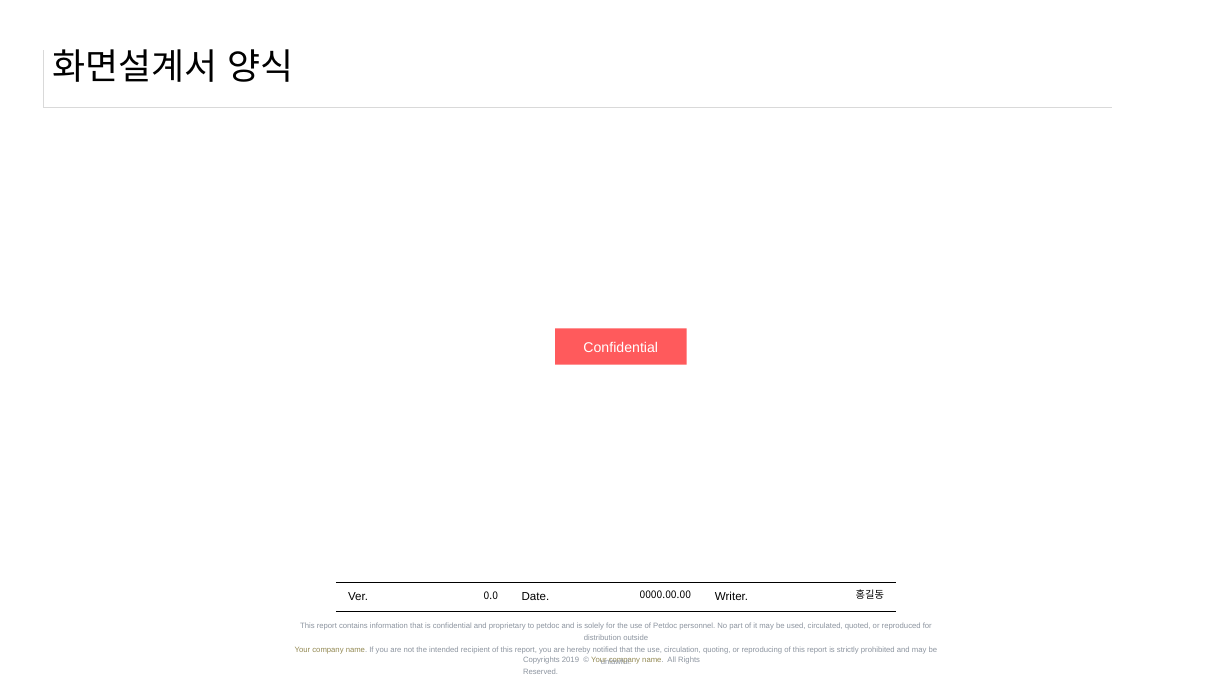
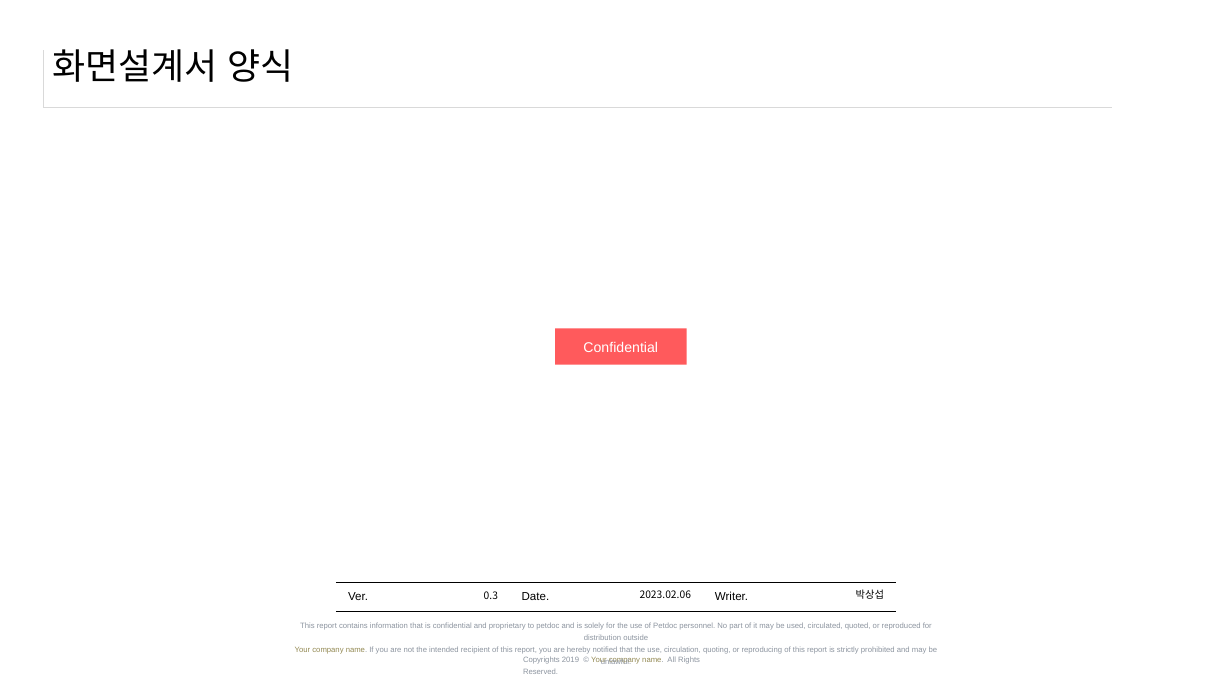
Before and after one commit to pass0585/AntiBK_resistance, a slide deck: slide 1 of 2.설계/V1.0_화면설계서 양식.pptx. Drawn at 1232x693 pixels with LibreOffice and Linux fonts; fonts in the diff are those of the drawing. Boxes give left, top, right and bottom in pixels: in the first picture for what was removed or moved away, otherwise in the second. Text is boxed around its words. In the diff, an @@ line names an element or a change of style, - is before the commit and + after.

Commit message:
화면설계성 업데이트

```diff
--- a/2.설계/V1.0_화면설계서 양식.pptx
+++ b/2.설계/V1.0_화면설계서 양식.pptx
@@ text at bbox=[484, 591, 498, 599]: text changed @@
-0.0
+0.3
@@ text at bbox=[640, 590, 691, 598]: text changed @@
-0000.00.00
+2023.02.06
@@ text at bbox=[856, 589, 884, 599]: text changed @@
-홍길동
+박상섭
```
Also in this commit, not shown: 2 other slides changed, 1 slide added, 2 slides removed.
